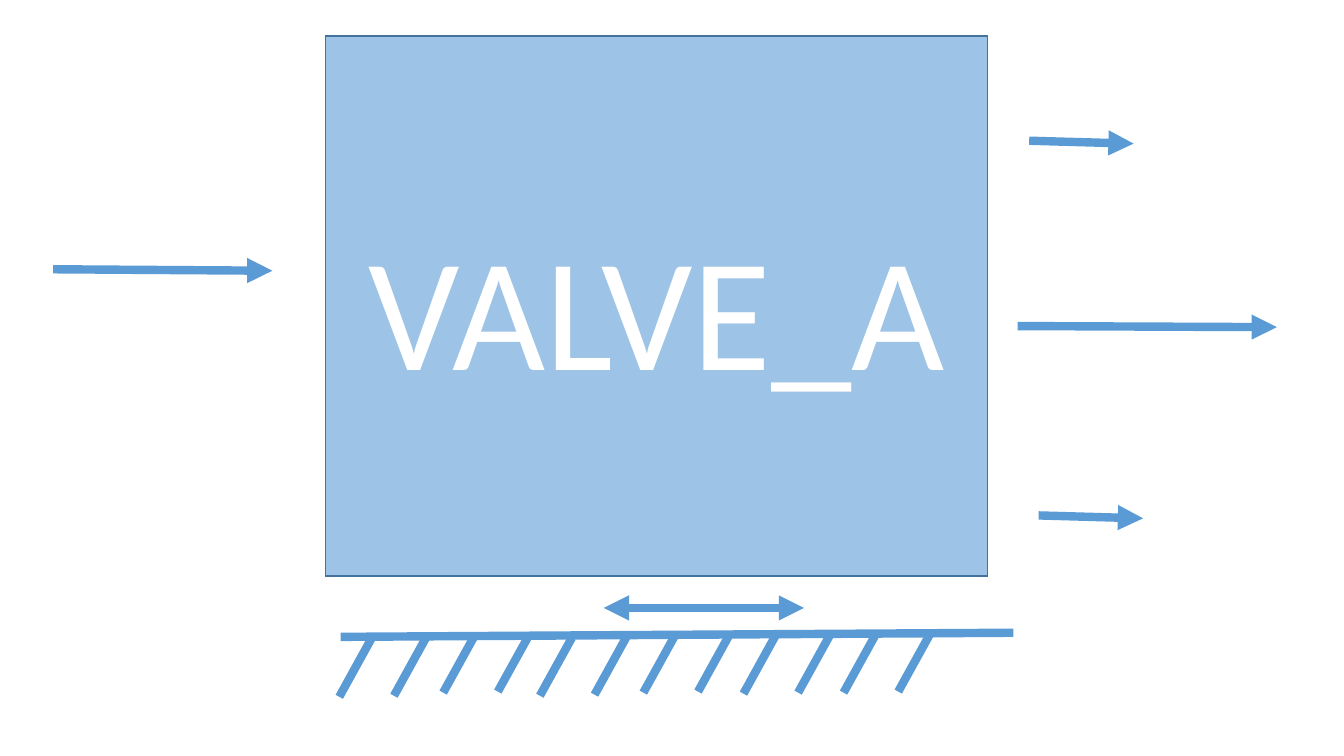
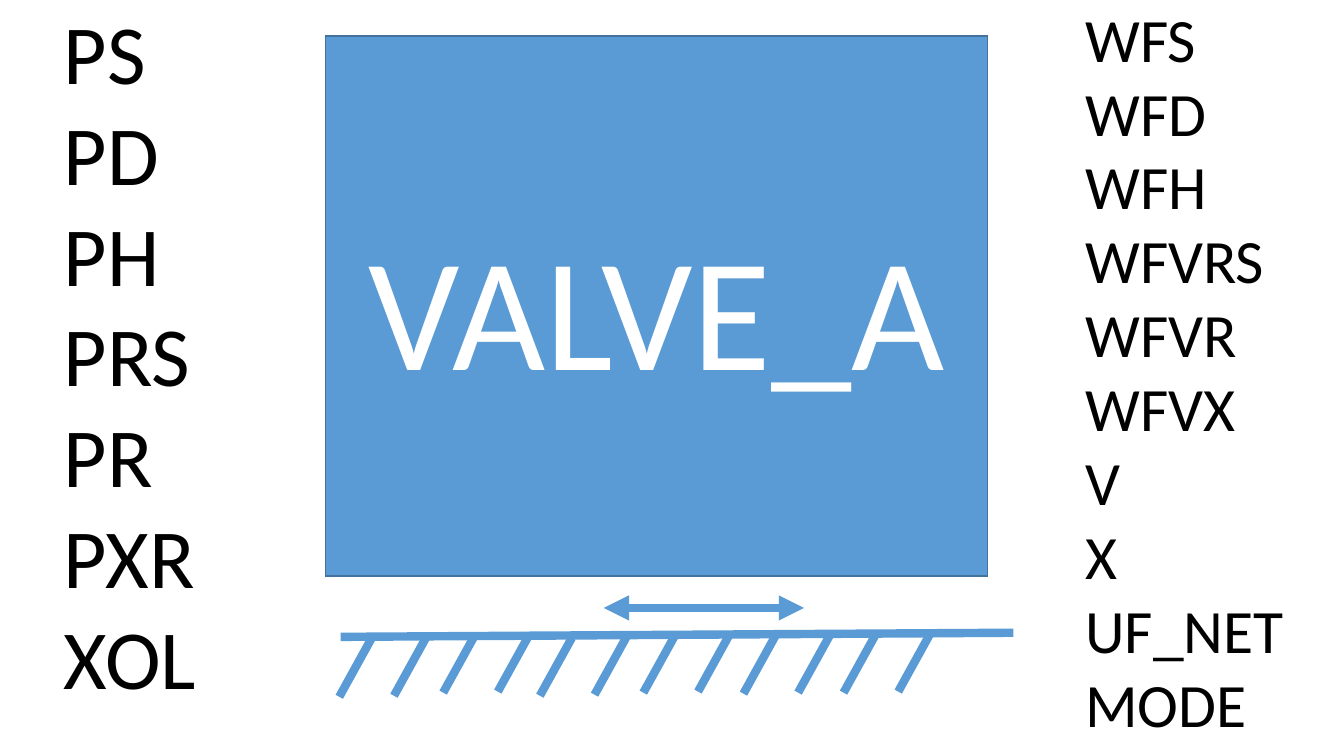
Before and after one commit to davegutz/sciDAG, a slide deck: slide 1 of XcosStructure/Lib/images/blocks/VALVE_A.pptx. Drawn at 1344x756 pixels with LibreOffice and Linux fonts; fonts in the diff are those of the drawing. Boxes give left, top, right and bottom in pixels: in the first picture for what was removed or moved away, otherwise in the second. Text is boxed around its words. In the diff, an @@ line names an element or a change of style, - is before the commit and + after.

```diff
--- a/XcosStructure/Lib/images/blocks/VALVE_A.pptx
+++ b/XcosStructure/Lib/images/blocks/VALVE_A.pptx
@@ text added at bbox=[64, 29, 196, 690], 60 pt, text #000000 @@
+PS
+PD
+PH
+PRS
+PR
+PXR
+XOL
@@ text added at bbox=[1085, 22, 1283, 728], 44 pt, text #000000 @@
+WFS
+WFD
+WFH
+WFVRS
+WFVR
+WFVX
+V
+X
+UF_NET
+MODE
@@ rectangle "VALVE_A" at bbox=[326, 36, 988, 576]: fill #9DC3E6 to #5B9BD5 @@
@@ arrow removed from (1029, 141) to (1134, 144) @@
@@ arrow removed from (53, 269) to (272, 271) @@
@@ arrow removed from (1018, 326) to (1277, 328) @@
@@ arrow removed from (1038, 515) to (1143, 518) @@
```
Also in this commit, not shown: 11 other files.
